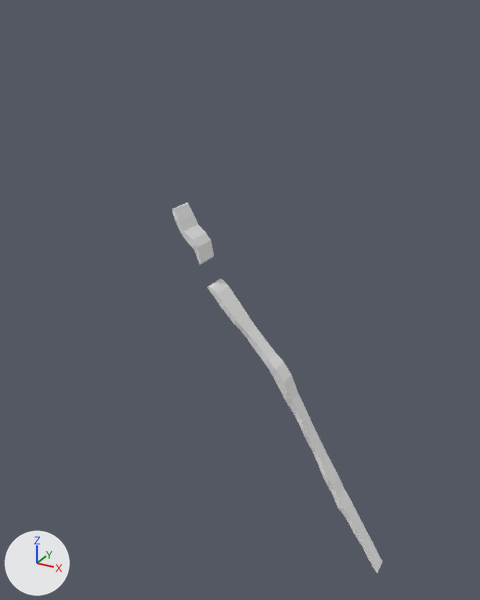
An edit to the OBJ model exports/meshes/dique_estilizado.obj, drawn before and after from the same camera.
One viewpoint serves both versions: a 50 mm camera at (612091.0, -32906.0, 7026184.0) aimed at (593976.0, 31.0, 7009715.0). The axes (+X, +Y, +Z) are drawn at lower left. The lights are the same throughout. The picture after the commit comes second. Where no turn or scale is listed for an object, it has been applied to the vertices.

In view in the first picture: 'dique_estilizado'.
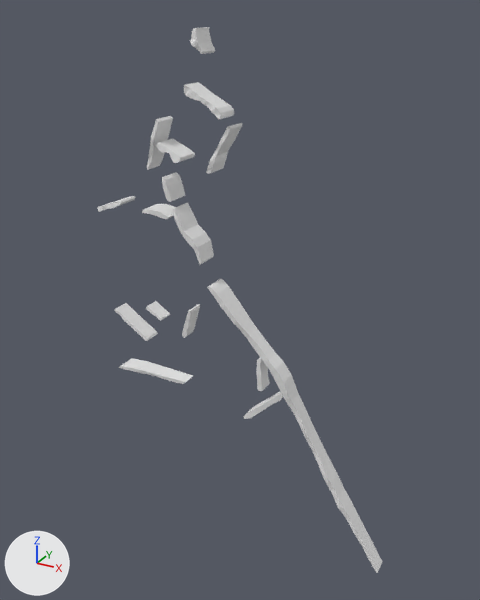
Changed parts and their boxes (x1, y1, x2, y2) in the pictures (480 x 600 px):
'dique_estilizado', reshaped (36% wider, 47% taller)
    before: (172, 203, 382, 573)
    after: (97, 27, 382, 573)
part 1 of me_dique_estilizado, added
    after: (97, 27, 242, 219)
part 2 of me_dique_estilizado, added
    after: (115, 301, 283, 419)

The change, as a list of edits to the scene's bpy script:
```text
Change me_dique_estilizado:
    used by ob_dique_estilizado; location = (0.0, 0.0, 0.0)
    remove me_dique_estilizado.from_pydata(...)  # 2548 vertices, 5108 faces; spans x 589890.0..604318.0, y -1053.0..601.0, z 6992902.0..7015193.0
    add me_dique_estilizado.from_pydata(...)  # 6410 vertices, 13200 faces; spans x 583888.0..604318.0, y -1053.0..601.0, z 6992902.0..7025218.0
    me_dique_estilizado part 1: 1954 vertices added at x 583888.0..593818.0, y -1007.0..601.0, z 7014134.0..7025218.0
    me_dique_estilizado part 2: 1908 vertices added at x 584510.0..597183.0, y -689.0..601.0, z 7001446.0..7008476.0
```
